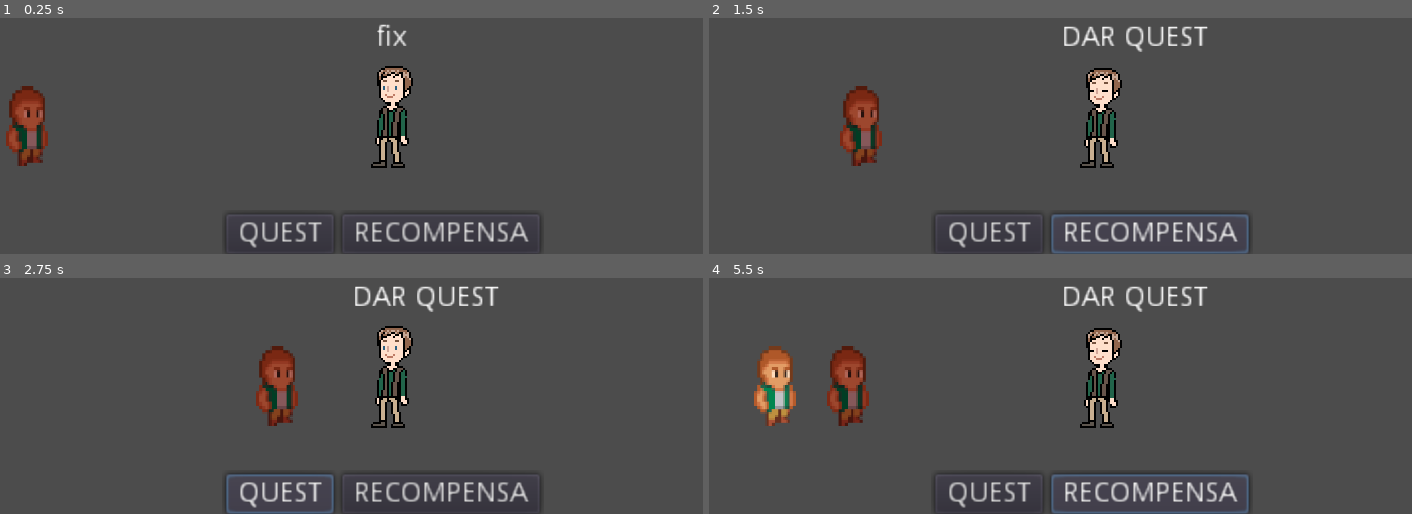
Above: before the commit, frames 1-4 (two rows, left to right).
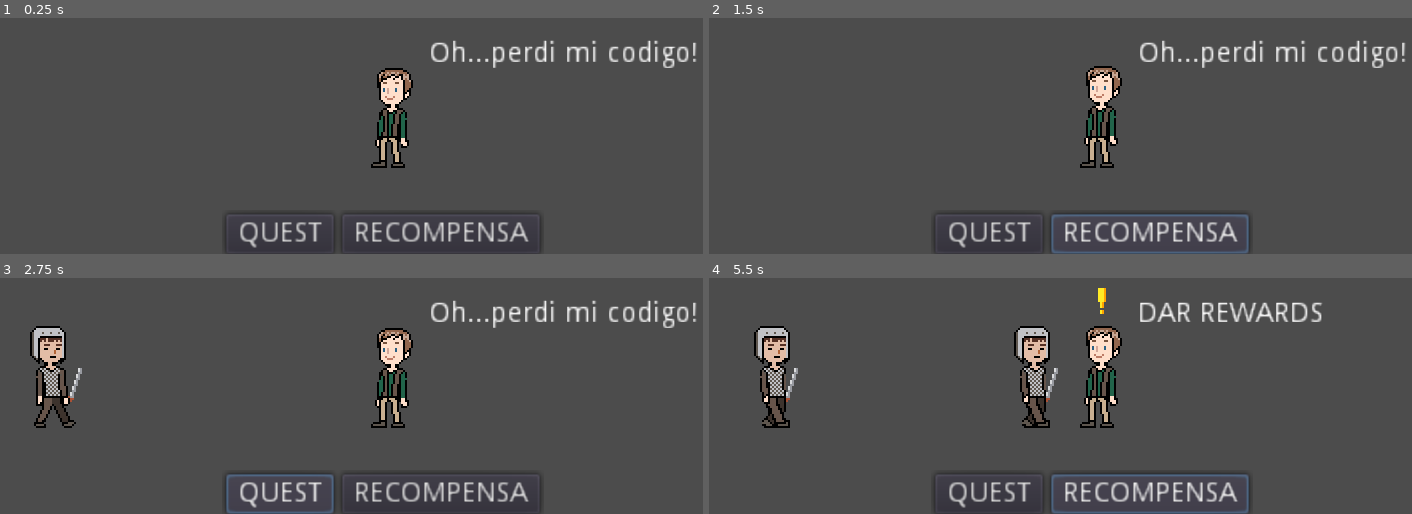
Above: after the commit, the same moments.

Repository: my-old-games/brokennpc
Game: Godot game, scene res://scenes/level/level0.tscn
Same seed, same stepped clock (60 frames per second), same inputs: the game is played once before the commit and once after it. The project has no main scene, so this scene is started directly.
Inputs:
- Up to frame 1 (0.25 s): no input
- Up to frame 2 (1.5 s): click "QUEST" at 0.5 s; click "RECOMPENSA" at 1.25 s
- Up to frame 3 (2.75 s): click "QUEST" at 2 s
- Up to frame 4 (5.5 s): click "RECOMPENSA" at 2.75 s; click "QUEST" at 3.5 s; click "RECOMPENSA" at 4.25 s

The runs differ from the first frame. In frame 1, 3.4% of the frame differs, in the area x 0-100%, y 2-63%; in frame 2, 4.0%; in frame 3, 5.6%; in frame 4, 7.4%, in the area x 6-88%, y 3-64%.

Commit message:
“BROKEN NPC” - COMMIT 3 + Creaciòn de dataManager. + Simplificacion de señal orden  orden_npc(status) + Enumeracion de status y direcciòn + Iconos de estado + Arte de Jugador  -  Versión 1 + Notificación de estado con icono

Diff:
--- a/Project/scenes/gui/HUD.tscn
+++ b/Project/scenes/gui/HUD.tscn
@@ -29,5 +29,12 @@
 margin_right = 270.0
 margin_bottom = 20.0
 text = "RECOMPENSA"
+
+[node name="hbcNotification" type="HBoxContainer" parent="."]
+margin_right = 40.0
+margin_bottom = 40.0
+__meta__ = {
+"_edit_use_anchors_": false
+}
 [connection signal="pressed" from="hbcControls/btnQuest" to="." method="_on_btnQuest_pressed"]
 [connection signal="pressed" from="hbcControls/btnReward" to="." method="_on_btnReward_pressed"]
--- a/Project/scenes/level/level0.tscn
+++ b/Project/scenes/level/level0.tscn
@@ -20,16 +20,13 @@
 position = Vector2( 195.385, 152.159 )
 
 [node name="playerCommon" parent="." instance=ExtResource( 2 )]
-modulate = Color( 0.694118, 0.454902, 0.454902, 1 )
-self_modulate = Color( 0.576471, 0.388235, 0.258824, 1 )
-position = Vector2( 1.06599, 160.23 )
+position = Vector2( -111.981, 158.983 )
+my_status = 1
 my_speed = Vector2( 50, 0 )
 
 [node name="playerCommon2" parent="." instance=ExtResource( 2 )]
 position = Vector2( -241.974, 158.273 )
-my_group = "REWARDS"
 my_speed = Vector2( 50, 0 )
 
 [node name="HUD" parent="." instance=ExtResource( 3 )]
-[connection signal="give_quest" from="HUD" to="npcCommon" method="_on_HUD_give_quest"]
-[connection signal="give_reward" from="HUD" to="npcCommon" method="_on_HUD_give_reward"]
+[connection signal="orden_npc" from="HUD" to="npcCommon" method="_on_HUD_orden_npc"]
--- a/Project/scenes/npc/npcCommon.tscn
+++ b/Project/scenes/npc/npcCommon.tscn
@@ -1,71 +1,73 @@
-[gd_scene load_steps=19 format=2]
+[gd_scene load_steps=21 format=2]
 
 [ext_resource path="res://assets/npc/img/npcCommonVersion1.png" type="Texture" id=1]
 [ext_resource path="res://scripts/npcManager.gd" type="Script" id=2]
+[ext_resource path="res://assets/gui/img/icon0_0.png" type="Texture" id=3]
+[ext_resource path="res://assets/gui/img/icon0_1.png" type="Texture" id=4]
 
 [sub_resource type="AtlasTexture" id=1]
 atlas = ExtResource( 1 )
-region = Rect2( 0, 0, 32, 64 )
+region = Rect2( 128, 0, 32, 64 )
 
 [sub_resource type="AtlasTexture" id=2]
 atlas = ExtResource( 1 )
-region = Rect2( 32, 0, 32, 64 )
+region = Rect2( 160, 0, 32, 64 )
 
 [sub_resource type="AtlasTexture" id=3]
 atlas = ExtResource( 1 )
-region = Rect2( 64, 0, 32, 64 )
+region = Rect2( 192, 0, 32, 64 )
 
 [sub_resource type="AtlasTexture" id=4]
 atlas = ExtResource( 1 )
-region = Rect2( 96, 0, 32, 64 )
+region = Rect2( 224, 0, 32, 64 )
 
 [sub_resource type="AtlasTexture" id=5]
 atlas = ExtResource( 1 )
-region = Rect2( 0, 64, 32, 64 )
+region = Rect2( 0, 0, 32, 64 )
 
 [sub_resource type="AtlasTexture" id=6]
 atlas = ExtResource( 1 )
-region = Rect2( 32, 64, 32, 64 )
+region = Rect2( 32, 0, 32, 64 )
 
 [sub_resource type="AtlasTexture" id=7]
 atlas = ExtResource( 1 )
-region = Rect2( 64, 64, 32, 64 )
+region = Rect2( 64, 0, 32, 64 )
 
 [sub_resource type="AtlasTexture" id=8]
 atlas = ExtResource( 1 )
-region = Rect2( 96, 64, 32, 64 )
+region = Rect2( 96, 0, 32, 64 )
 
 [sub_resource type="AtlasTexture" id=9]
 atlas = ExtResource( 1 )
-region = Rect2( 128, 0, 32, 64 )
+region = Rect2( 0, 64, 32, 64 )
 
 [sub_resource type="AtlasTexture" id=10]
 atlas = ExtResource( 1 )
-region = Rect2( 160, 0, 32, 64 )
+region = Rect2( 32, 64, 32, 64 )
 
 [sub_resource type="AtlasTexture" id=11]
 atlas = ExtResource( 1 )
-region = Rect2( 192, 0, 32, 64 )
+region = Rect2( 64, 64, 32, 64 )
 
 [sub_resource type="AtlasTexture" id=12]
 atlas = ExtResource( 1 )
-region = Rect2( 224, 0, 32, 64 )
+region = Rect2( 96, 64, 32, 64 )
 
 [sub_resource type="SpriteFrames" id=13]
 animations = [ {
 "frames": [ SubResource( 1 ), SubResource( 2 ), SubResource( 3 ), SubResource( 4 ) ],
 "loop": true,
-"name": "IDLE",
+"name": "GIVE_QUEST",
 "speed": 5.0
 }, {
 "frames": [ SubResource( 5 ), SubResource( 6 ), SubResource( 7 ), SubResource( 8 ) ],
 "loop": true,
-"name": "GIVE_REWARD",
+"name": "IDLE",
 "speed": 5.0
 }, {
 "frames": [ SubResource( 9 ), SubResource( 10 ), SubResource( 11 ), SubResource( 12 ) ],
 "loop": true,
-"name": "GIVE_QUEST",
+"name": "GIVE_REWARD",
 "speed": 5.0
 } ]
 
@@ -87,7 +89,6 @@
 position = Vector2( -0.803032, -11.3071 )
 frames = SubResource( 13 )
 animation = "IDLE"
-frame = 3
 playing = true
 
 [node name="collisionShape2D" type="CollisionShape2D" parent="."]
@@ -111,14 +112,36 @@
 position = Vector2( 0.157501, -35.8214 )
 
 [node name="labelStateFix" type="Label" parent="."]
-margin_left = -19.3552
-margin_top = -50.7239
-margin_right = 20.6448
-margin_bottom = -36.7239
+margin_left = 18.6954
+margin_top = -42.9456
+margin_right = 58.6954
+margin_bottom = -28.9456
 text = "fix"
 align = 1
 __meta__ = {
 "_edit_use_anchors_": false
 }
+
+[node name="questIcon" type="TextureRect" parent="."]
+visible = false
+margin_left = -7.87962
+margin_top = -50.9458
+margin_right = 8.12038
+margin_bottom = -34.9458
+texture = ExtResource( 3 )
+__meta__ = {
+"_edit_use_anchors_": false
+}
+
+[node name="rewardIcon" type="TextureRect" parent="."]
+visible = false
+margin_left = -7.87962
+margin_top = -50.9458
+margin_right = 8.12038
+margin_bottom = -34.9458
+texture = ExtResource( 4 )
+__meta__ = {
+"_edit_use_anchors_": false
+}
 [connection signal="body_entered" from="area2DVision" to="." method="_on_area2DVision_body_entered"]
 [connection signal="body_entered" from="area2DInteraction" to="." method="_on_area2DInteraction_body_entered"]
--- a/Project/scenes/player/playerCommon.tscn
+++ b/Project/scenes/player/playerCommon.tscn
@@ -1,30 +1,69 @@
-[gd_scene load_steps=5 format=2]
+[gd_scene load_steps=13 format=2]
 
-[ext_resource path="res://assets/player/player_version0.png" type="Texture" id=1]
 [ext_resource path="res://scripts/playerManager.gd" type="Script" id=2]
+[ext_resource path="res://assets/player/playerCommonVersion1.png" type="Texture" id=3]
 
-[sub_resource type="SpriteFrames" id=1]
+[sub_resource type="AtlasTexture" id=7]
+atlas = ExtResource( 3 )
+region = Rect2( 0, 0, 32, 64 )
+
+[sub_resource type="AtlasTexture" id=8]
+atlas = ExtResource( 3 )
+region = Rect2( 32, 0, 32, 64 )
+
+[sub_resource type="AtlasTexture" id=9]
+atlas = ExtResource( 3 )
+region = Rect2( 64, 0, 32, 64 )
+
+[sub_resource type="AtlasTexture" id=10]
+atlas = ExtResource( 3 )
+region = Rect2( 96, 0, 32, 64 )
+
+[sub_resource type="AtlasTexture" id=11]
+atlas = ExtResource( 3 )
+region = Rect2( 0, 64, 32, 64 )
+
+[sub_resource type="AtlasTexture" id=12]
+atlas = ExtResource( 3 )
+region = Rect2( 32, 64, 32, 64 )
+
+[sub_resource type="AtlasTexture" id=13]
+atlas = ExtResource( 3 )
+region = Rect2( 64, 64, 32, 64 )
+
+[sub_resource type="AtlasTexture" id=14]
+atlas = ExtResource( 3 )
+region = Rect2( 96, 64, 32, 64 )
+
+[sub_resource type="SpriteFrames" id=5]
 animations = [ {
-"frames": [ ExtResource( 1 ) ],
+"frames": [ SubResource( 7 ), SubResource( 8 ), SubResource( 9 ), SubResource( 10 ) ],
 "loop": true,
 "name": "IDLE",
+"speed": 10.0
+}, {
+"frames": [ SubResource( 11 ), SubResource( 12 ), SubResource( 13 ), SubResource( 14 ) ],
+"loop": true,
+"name": "WALK",
 "speed": 5.0
 } ]
 
-[sub_resource type="CapsuleShape2D" id=2]
-radius = 8.37267
-height = 12.7188
+[sub_resource type="CapsuleShape2D" id=6]
+radius = 9.70898
+height = 22.2098
 
 [node name="playerCommon" type="KinematicBody2D"]
 collision_layer = 2
 script = ExtResource( 2 )
+my_direcction = 1
 my_speed = Vector2( 100, 0 )
 
 [node name="animatedSprite" type="AnimatedSprite" parent="."]
-position = Vector2( 0, -6 )
-scale = Vector2( 0.7, 0.8 )
-frames = SubResource( 1 )
-animation = "IDLE"
+position = Vector2( 2.49551, -11.1227 )
+frames = SubResource( 5 )
+animation = "WALK"
+frame = 2
+playing = true
 
 [node name="collisionShape2D" type="CollisionShape2D" parent="."]
-shape = SubResource( 2 )
+shape = SubResource( 6 )
--- /dev/null
+++ b/Project/scripts/dataManager.gd
@@ -0,0 +1,9 @@
+#ENUMS
+enum STATUS {QUESTS,REWARDS}
+enum DIRECCTIONS {LEFT, RIGHT}
+#CONST
+const  LEFT  = Vector2.LEFT
+const  RIGHT = Vector2.RIGHT
+#STATIC FUNC
+static func get_key_status(status):
+	return STATUS.keys()[status]
--- a/Project/scripts/hudManager.gd
+++ b/Project/scripts/hudManager.gd
@@ -1,25 +1,12 @@
 extends CanvasLayer
 
+signal orden_npc(status)
 
-# Declare member variables here. Examples:
-# var a = 2
-# var b = "text"
-
-signal give_quest
-signal give_reward
-
-# Called when the node enters the scene tree for the first time.
 func _ready():
 	pass # Replace with function body.
 
-
-# Called every frame. 'delta' is the elapsed time since the previous frame.
-#func _process(delta):
-#	pass
-
-
 func _on_btnQuest_pressed():
-	emit_signal("give_quest")
+	emit_signal("orden_npc", 0)
 
 func _on_btnReward_pressed():
-	emit_signal("give_reward")
+	emit_signal("orden_npc", 1)
--- a/Project/scripts/npcManager.gd
+++ b/Project/scripts/npcManager.gd
@@ -1,26 +1,21 @@
 extends KinematicBody2D
-
-
-# Declare member variables here. Examples:
-# var a = 2
-# var b = "text"
-
+#CONST
+const  DATA        = preload("res://scripts/dataManager.gd")
+#VAR
 var request_player = []
 
-
-# Called when the node enters the scene tree for the first time.
 func _ready():
-	pass # Replace with function body.
-
-# Called every frame. 'delta' is the elapsed time since the previous frame.
-#func _process(delta):
-#	pass
+	$labelStateFix.text = "Oh...perdi mi codigo!"
 
 func _on_area2DVision_body_entered(body):
-	if   body.is_in_group("QUESTS"):
+	if   body.is_in_group(DATA.get_key_status(0)):
 		$labelStateFix.text = "DAR QUEST"
-	elif body.is_in_group("REWARDS"):
+		$questIcon.show()
+		$rewardIcon.hide()
+	elif body.is_in_group(DATA.get_key_status(1)):
 		$labelStateFix.text = "DAR REWARDS"
+		$questIcon.hide()
+		$rewardIcon.show()
 	else:
 		$labelStateFix.text = "FIX"
 
@@ -29,17 +24,9 @@
 	request_player.append(body)
 	body.waiting(true)
 
-func _on_HUD_give_quest():
+func _on_HUD_orden_npc(status):
 	if !request_player.empty():
-		if request_player.back().is_in_group("QUESTS"):
+		var key_status = DATA.get_key_status(status)
+		if request_player.back().is_in_group(key_status):
 			var player = request_player.pop_back()
-			player.my_dir = Vector2.LEFT
-			player.waiting(false)
-
-
-func _on_HUD_give_reward():
-	if !request_player.empty():
-		if request_player.back().is_in_group("REWARDS"):
-			var player = request_player.pop_back()
-			player.my_dir = Vector2.LEFT
-			player.waiting(false)
+			player.set_status(false)
--- a/Project/scripts/playerManager.gd
+++ b/Project/scripts/playerManager.gd
@@ -1,19 +1,36 @@
 extends KinematicBody2D
 
+#CONST
+const  DATA        = preload("res://scripts/dataManager.gd")
+#EXPORTS
+export(DATA.STATUS)      var my_status
+export(DATA.DIRECCTIONS) var my_direcction
+export(Vector2)          var my_speed
 #FLAGS
-var flag_wait = false
-#EXPORTS
-export(String, "QUESTS", "REWARDS") var my_group = "QUESTS"
-export(Vector2)   var my_speed
-var my_dir = Vector2.RIGHT
-
+var flag_wait  = false
+#VAR
+var direcction
 
 func _ready():
-	add_to_group(my_group)
+	add_to_group(DATA.get_key_status(my_status))
+	set_direcction()
 
 func _physics_process(_delta):
 	if !flag_wait:
-		move_and_slide(my_speed*my_dir)
+		var speed =  my_speed * direcction
+		move_and_slide(speed)
 
 func waiting(status):
 	flag_wait = status
+
+func switch_dir():
+	my_direcction = !my_direcction
+	set_direcction()
+	$animatedSprite.set_flip_h(!$animatedSprite.flip_h)
+
+func set_direcction():
+	direcction = DATA.RIGHT if my_direcction else DATA.LEFT
+
+func set_status(status):
+	waiting(status)
+	switch_dir()
Binary file added: Project/assets/gui/img/icon0_0.png
Not shown, added: Project/assets/gui/img/icon0_0.png.import
Binary file added: Project/assets/gui/img/icon0_1.png
Not shown, changed: Project/assets/gui/img/icon0_1.png.import
Binary file added: Project/assets/gui/img/icon0_2.png
Not shown, added: Project/assets/gui/img/icon0_2.png.import
Binary file added: Project/assets/gui/img/icon0_3.png
Not shown, added: Project/assets/gui/img/icon0_3.png.import
Binary file added: Project/assets/player/playerCommonVersion1.png
Not shown, added: Project/assets/player/playerCommonVersion1.png.import
Binary file removed: Project/assets/player/player_version0.png
Not shown, added: Assets/gui/desing/icons.pyxel
(and 9 more such lines)
